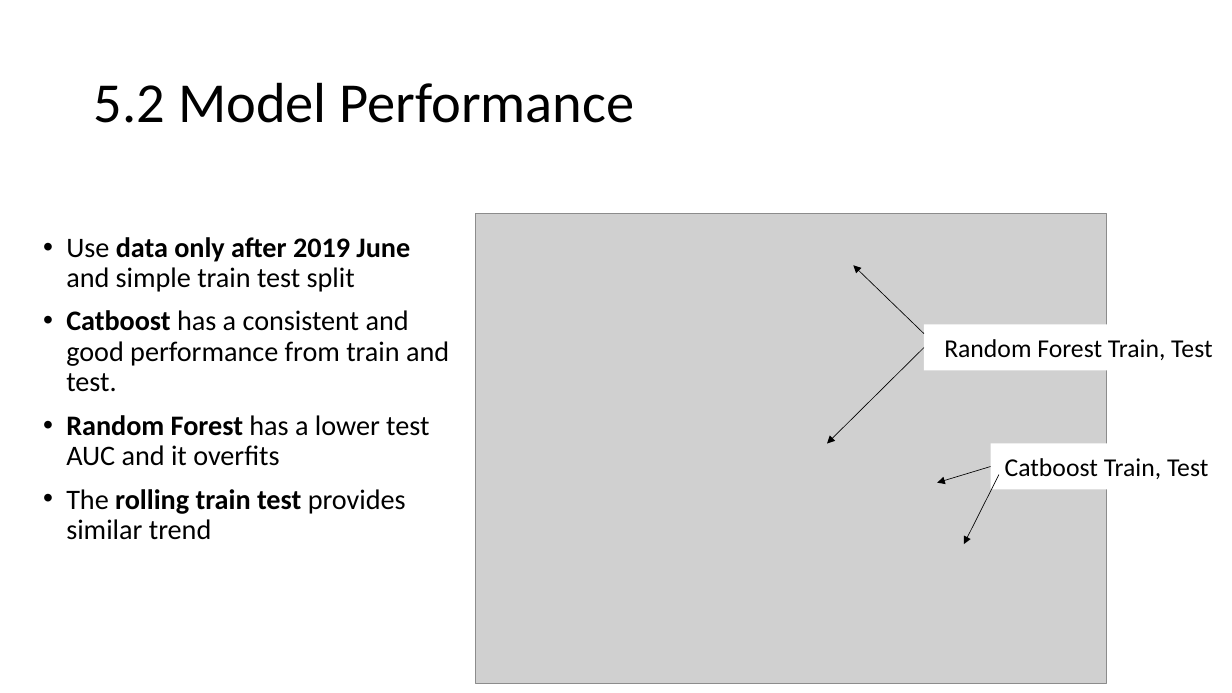
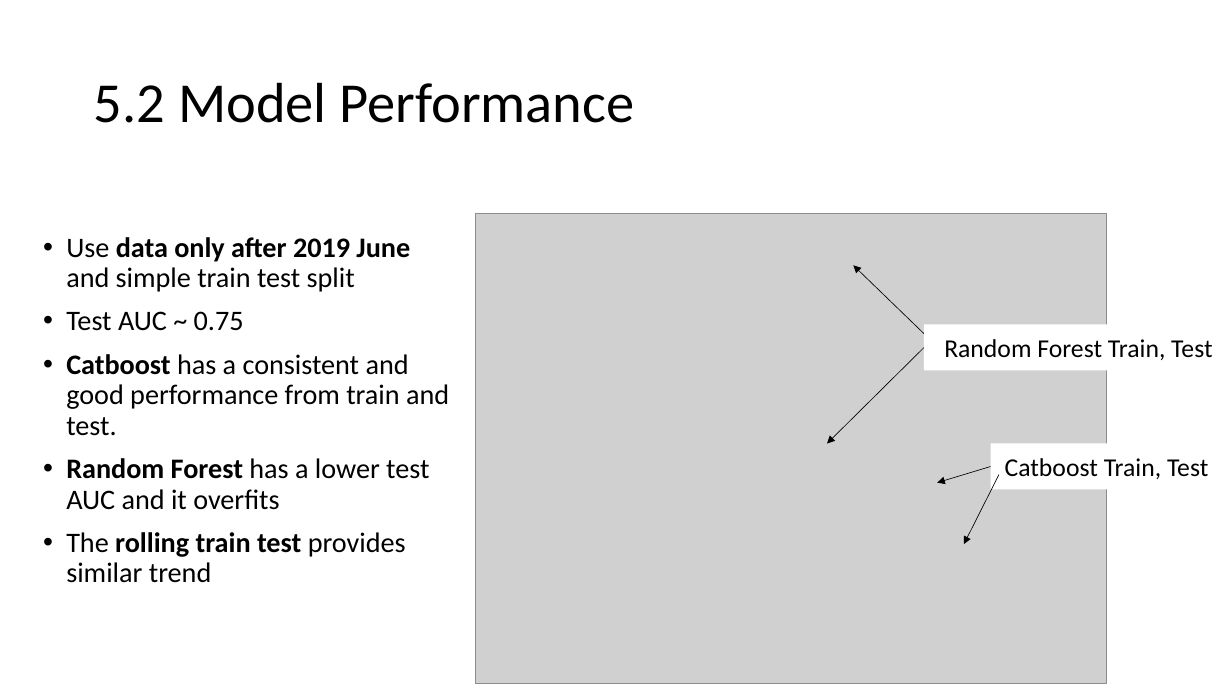
Before and after one commit to jianghan2013/UCI_data, a slide deck: slide 13 of ds_challenge_presentation_HanJiang.pptx. Drawn at 1232x693 pixels with LibreOffice and Linux fonts; fonts in the diff are those of the drawing; grey boxes stand for pictures. Boxes give left, top, right and bottom in pixels: in the first picture for what was removed or moved away, otherwise in the second. Text is boxed around its words. In the diff, an @@ line names an element or a change of style, - is before the commit and + after.

```diff
--- a/ds_challenge_presentation_HanJiang.pptx
+++ b/ds_challenge_presentation_HanJiang.pptx
@@ text at (x1=66, y1=311, x2=244, y2=331): paragraph added @@
+• Test AUC ~ 0.75
```
Also in this commit, not shown: 7 other slides changed.
